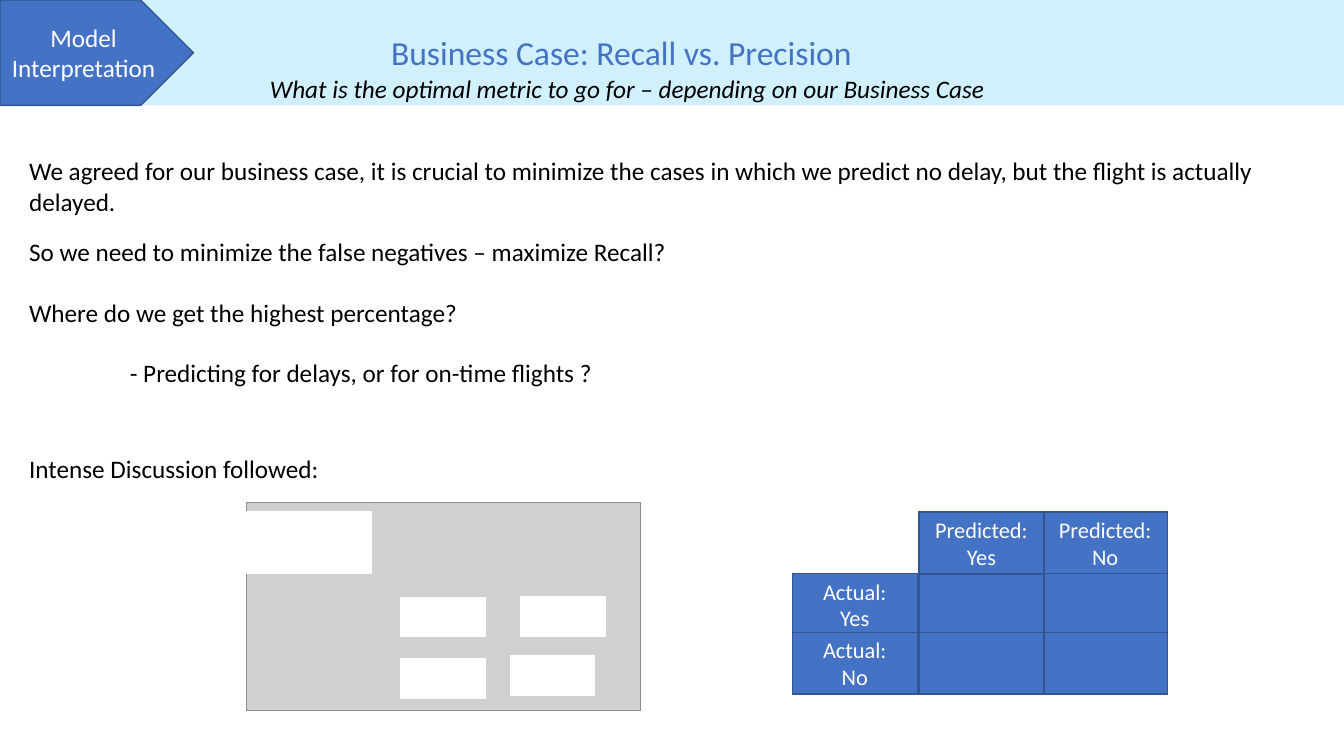
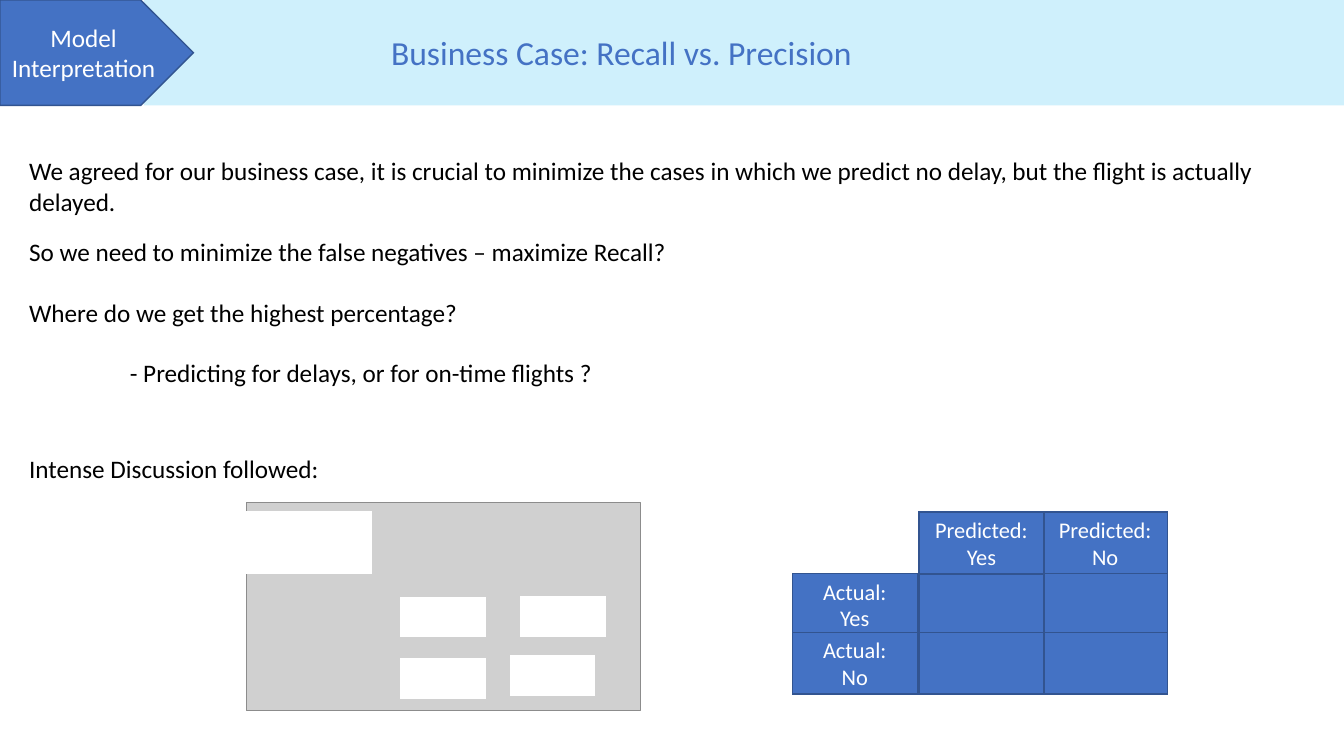
Before and after one commit to PHBruins/Flights, a slide deck: slide 1 of Model Interpretation.pptx. Drawn at 1344x756 pixels with LibreOffice and Linux fonts; fonts in the diff are those of the drawing; grey boxes stand for pictures. Boxes give left, top, right and bottom in pixels: in the first picture for what was removed or moved away, otherwise in the second. Text is boxed around its words. In the diff, an @@ line names an element or a change of style, - is before the commit and + after.

```diff
--- a/Model Interpretation.pptx
+++ b/Model Interpretation.pptx
@@ text removed at <box>270,80,984,103</box> @@
-What is the optimal metric to go for – depending on our Business Case
```
Also in this commit, not shown: 2 other slides changed, 1 slide added.
